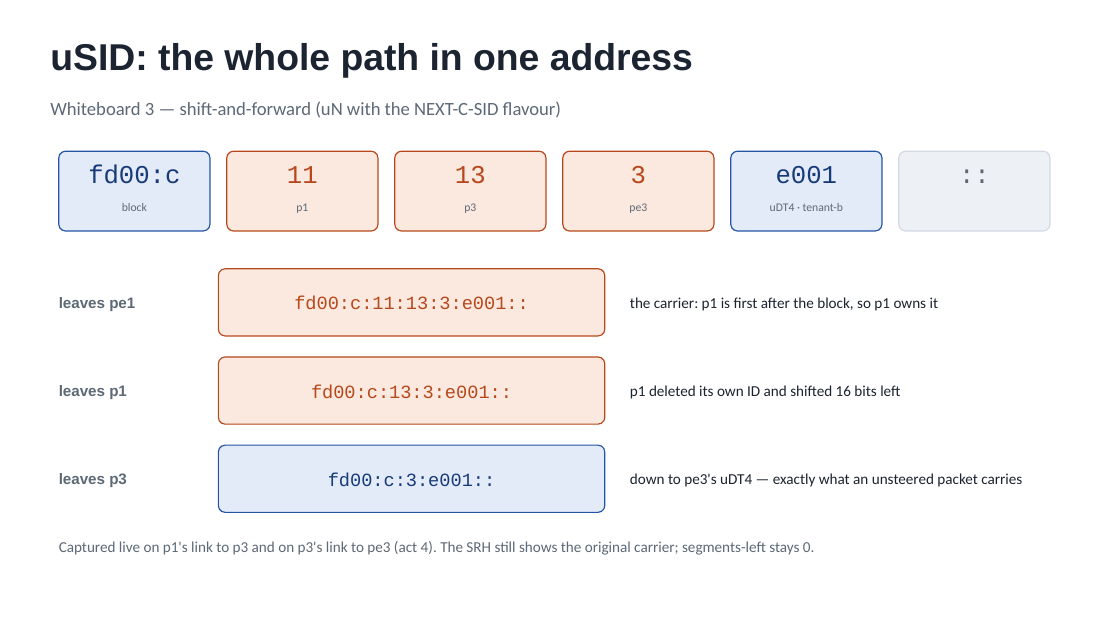
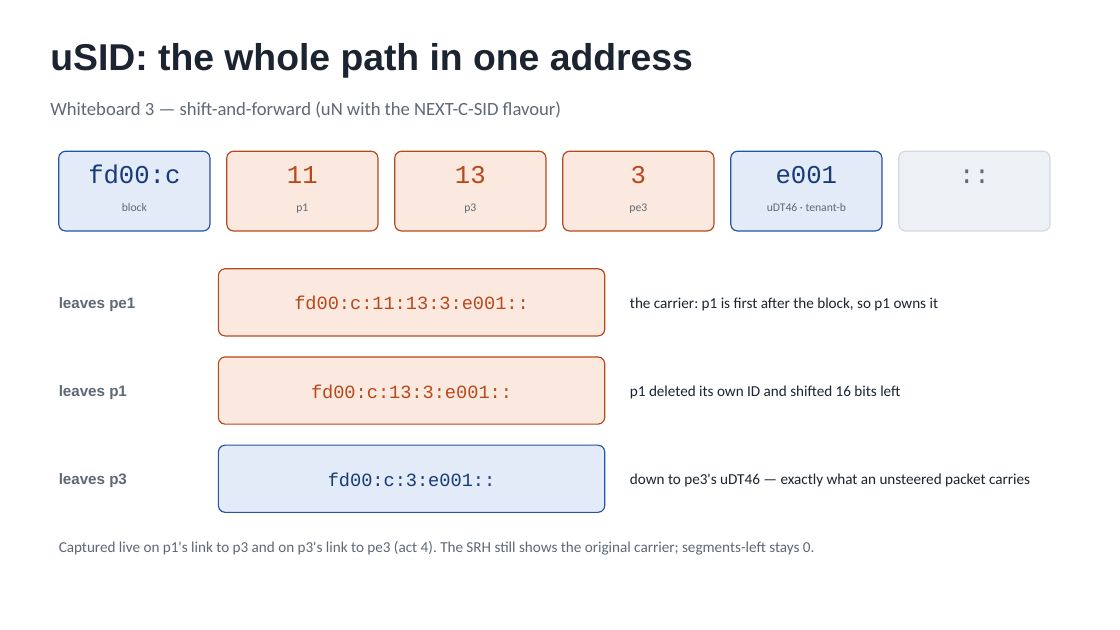
Before and after one commit to dcantor/srv6-core, a slide deck: slide 9 of docs/session/slides.pptx. Drawn at 1120x630 pixels with LibreOffice and Linux fonts; fonts in the diff are those of the drawing. Boxes give left, top, right and bottom in pixels: in the first picture for what was removed or moved away, otherwise in the second. Text is boxed around its words. In the diff, an @@ line names an element or a change of style, - is before the commit and + after.

```diff
--- a/docs/session/slides.pptx
+++ b/docs/session/slides.pptx
@@ text at [767, 203, 846, 211]: text changed @@
-uDT4 · tenant-b
+uDT46 · tenant-b
@@ text at [630, 473, 1030, 487]: text changed @@
-down to pe3's uDT4 — exactly what an unsteered packet carries
+down to pe3's uDT46 — exactly what an unsteered packet carries
```
Also in this commit, not shown: 8 other slides changed, 43 other files.
